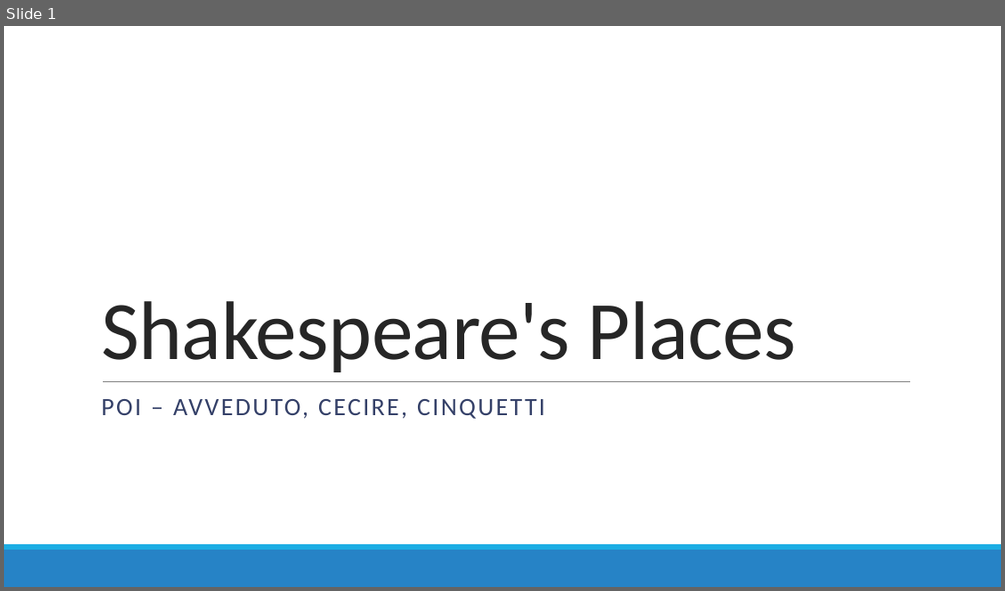
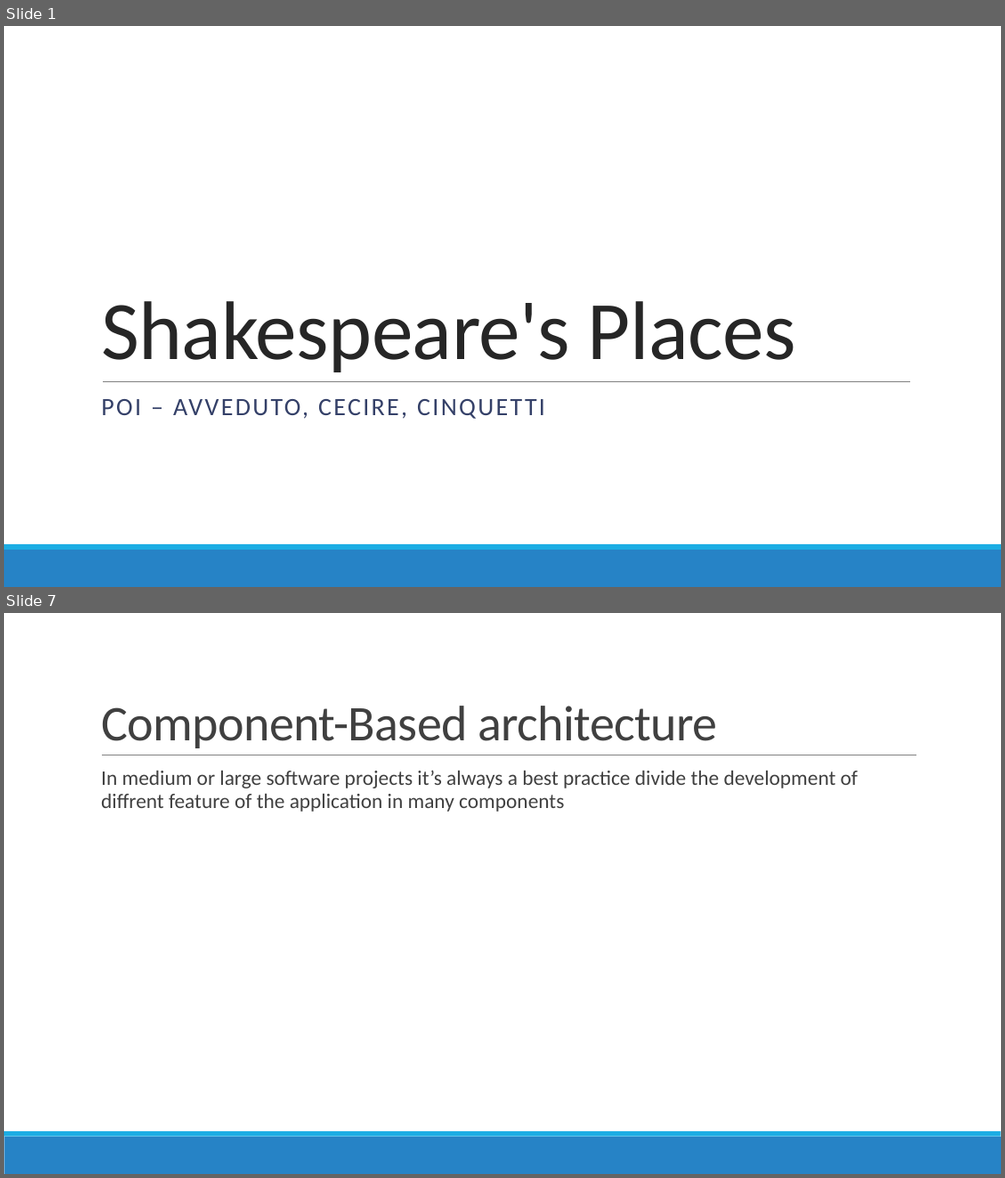
Before and after one commit to Fix-22/5C_AvvedutoCecireCinquetti_POI, a slide deck: docs/slides/Shakespeare's Places.pptx. Shown one above the other, each under a label of ours: slide 1 before the commit, slides 1 and 7 after it; the slides between them are not shown. The pictures are 1005x591 and 1005x1178 pixels, drawn with LibreOffice and Linux fonts; fonts in the diff are those of the drawing. Boxes give left, top, right and bottom in pixels: in the first picture for what was removed or moved away, otherwise in the second. Text is boxed around its words. In the diff, an @@ line names an element or a change of style, - is before the commit and + after.

```diff
--- a/docs/slides/Shakespeare's Places.pptx
+++ b/docs/slides/Shakespeare's Places.pptx
@@ slide 7 added at <box>4,613,1001,1174</box>, background #FFFFFF; not listed: 2 template elements that a slide beside it also shows @@
@@ title added at <box>101,706,717,748</box>, 48 pt, text #404040 @@
+Component-Based architecture
@@ text added at <box>101,770,858,811</box>, 20 pt, text #404040 @@
+  In medium or large software projects it’s always a best practice divide the development of diffrent feature of the application in many components
@@ line added from (102, 755) to (917, 755), #808080 0.5 pt @@
```
Also in this commit, not shown: 5 other slides added, 1 other file.
